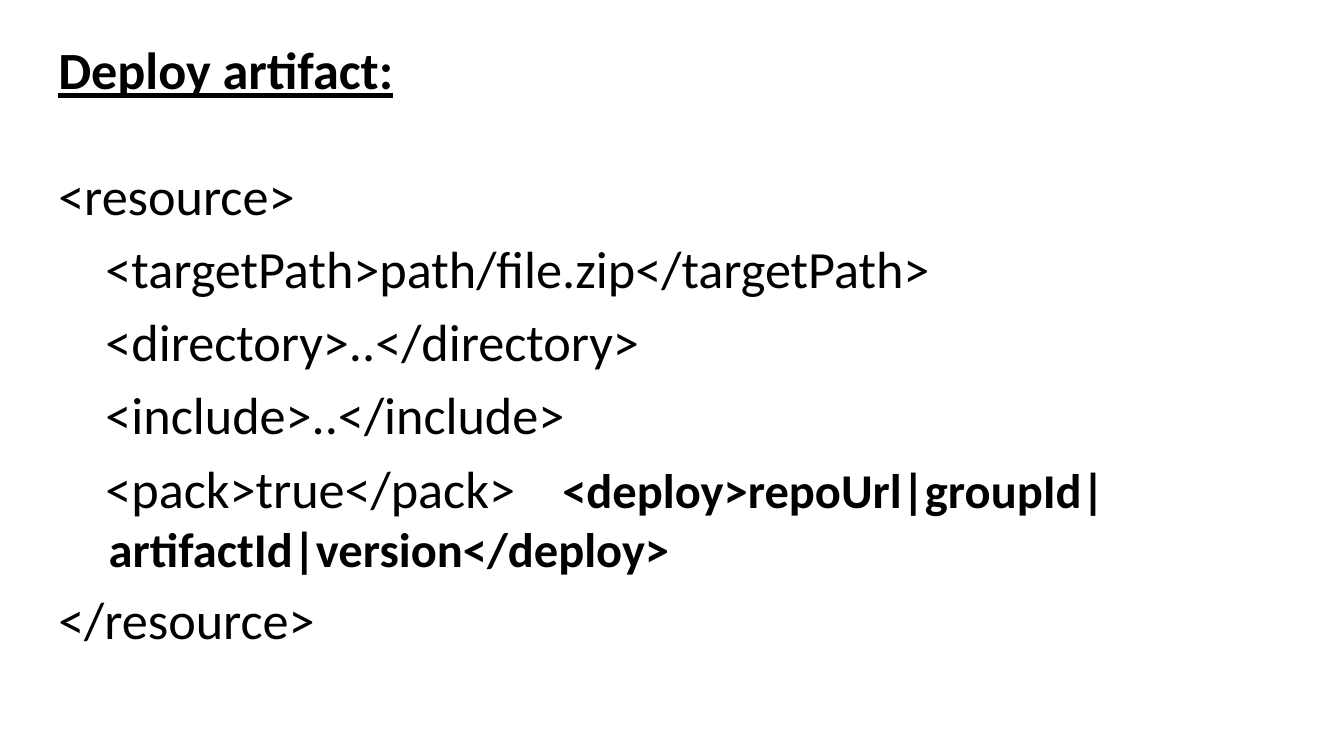
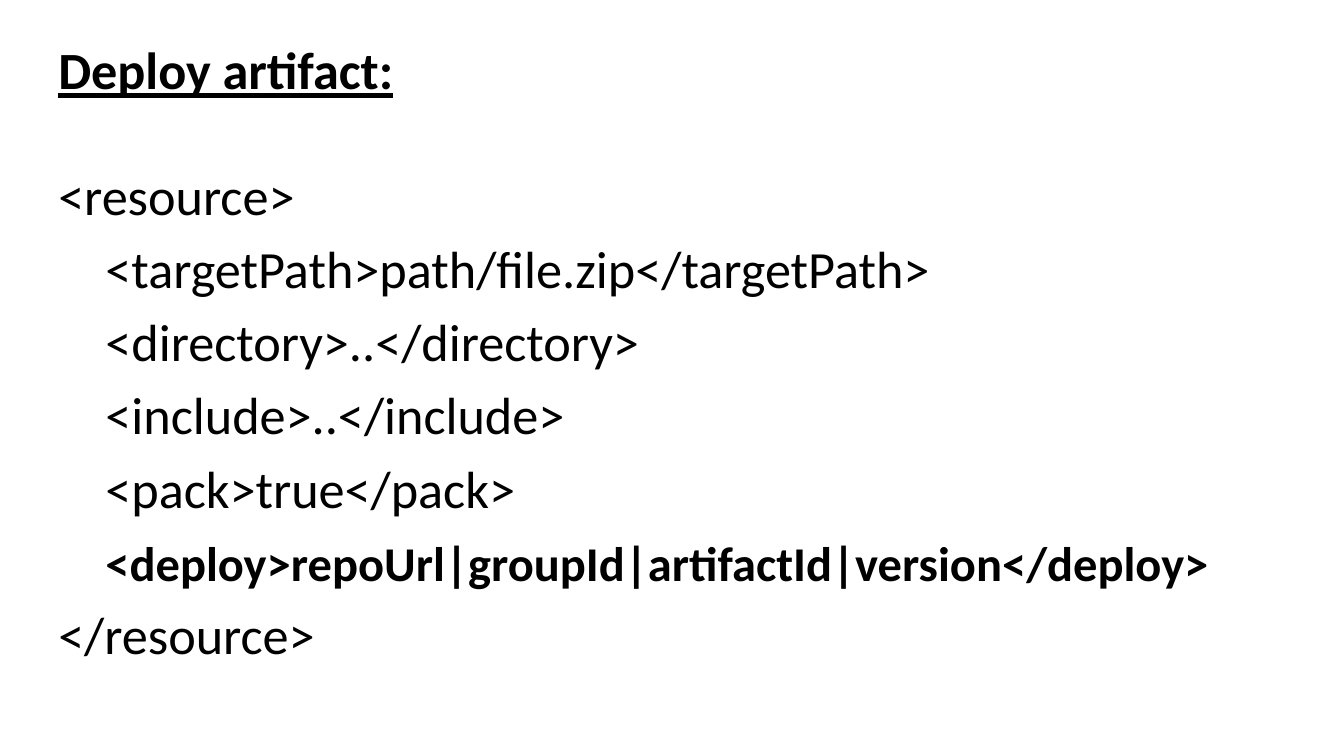
Before and after one commit to evgeny-goldin/maven-plugins, a slide deck: slide 21 of maven-plugins.pptx. Drawn at 1344x756 pixels with LibreOffice and Linux fonts; fonts in the diff are those of the drawing; background and template pictures are left out. Boxes give left, top, right and bottom in pixels: in the first picture for what was removed or moved away, otherwise in the second. Text is boxed around its words. In the diff, an @@ line names an element or a change of style, - is before the commit and + after.

```diff
--- a/maven-plugins.pptx
+++ b/maven-plugins.pptx
@@ text at (105,471,1208,590): text changed @@
-<pack>true</pack> <deploy>repoUrl|groupId|artifactId|version</deploy>
+<pack>true</pack>
+<deploy>repoUrl|groupId|artifactId|version</deploy>
```
Also in this commit, not shown: 9 other slides changed, 12 slides added, 1 slide removed.
